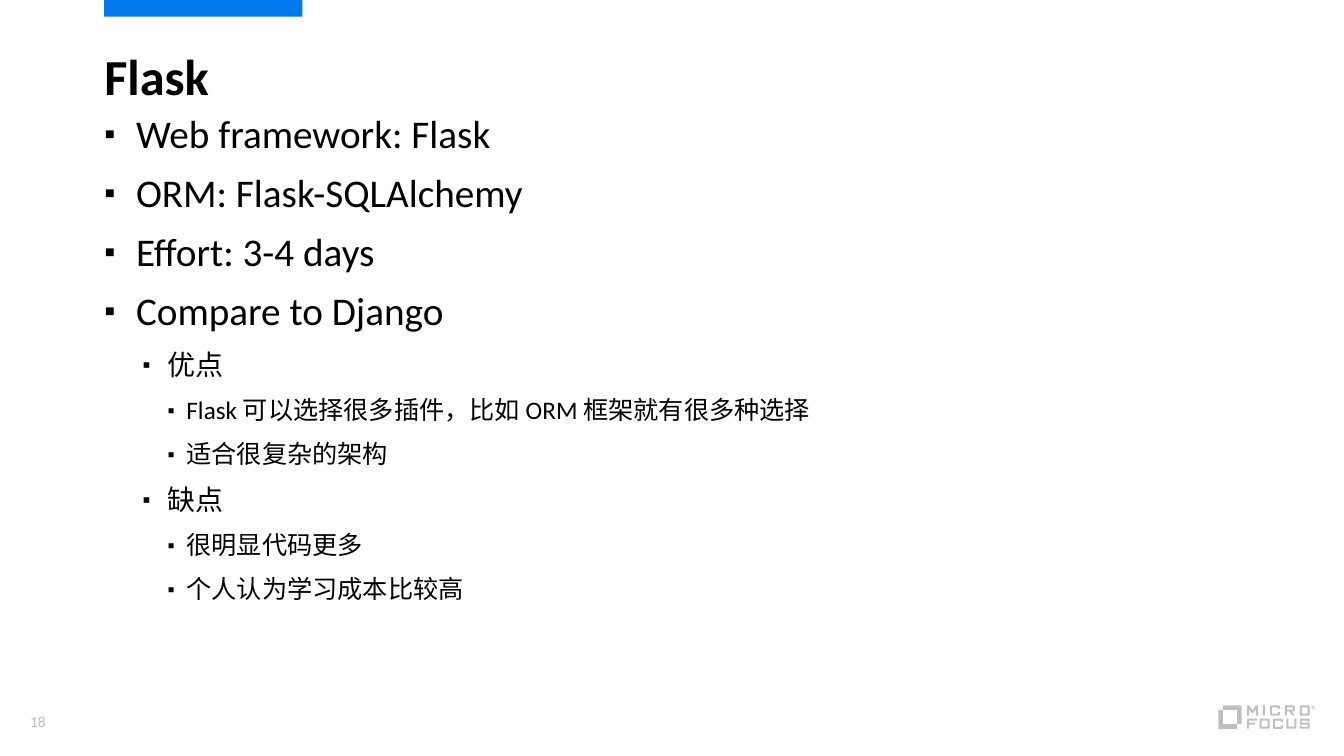
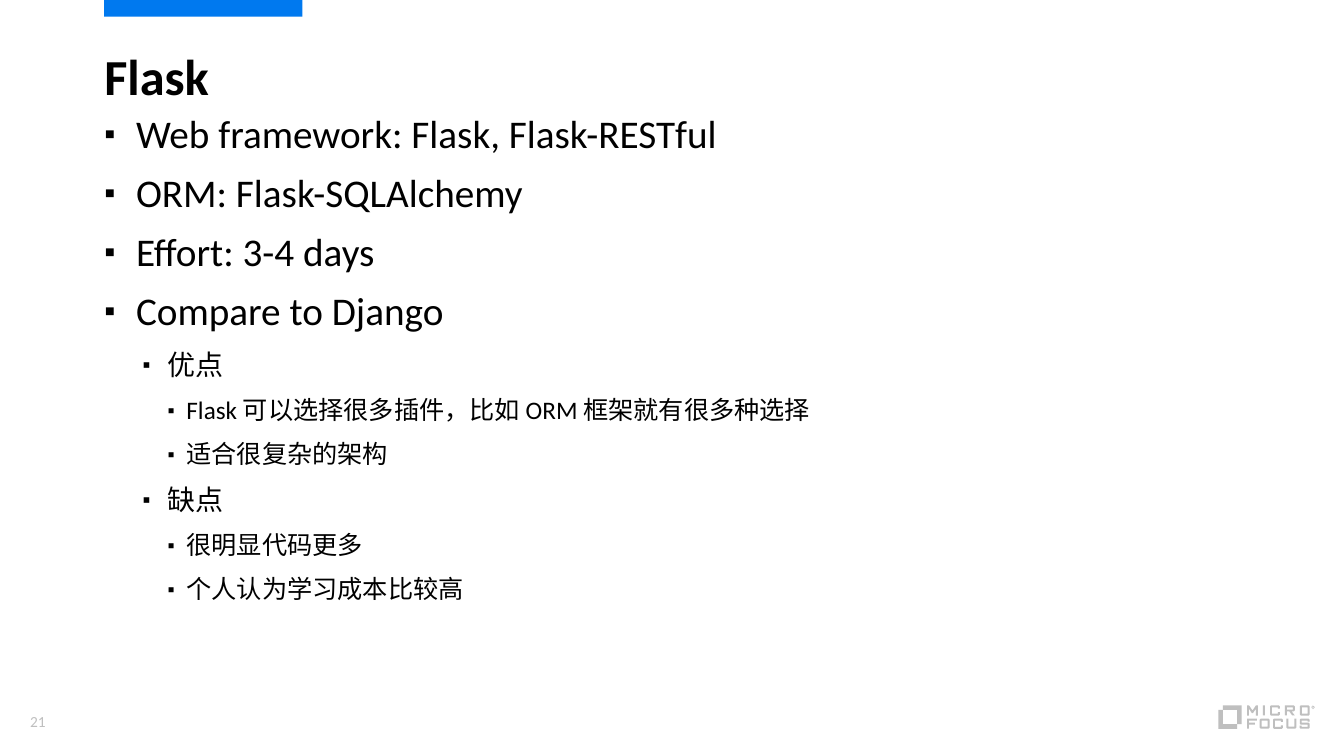
Before and after one commit to qiaoxun/django-springboot-compare, a slide deck: slide 21 of Django1.pptx (slide 18 before the commit). Drawn at 1344x756 pixels with LibreOffice and Linux fonts; fonts in the diff are those of the drawing. Boxes give left, top, right and bottom in pixels: in the first picture for what was removed or moved away, otherwise in the second. Text is boxed around its words. In the diff, an @@ line names an element or a change of style, - is before the commit and + after.

```diff
--- a/Django1.pptx
+++ b/Django1.pptx
@@ text at (136,120,717,153): text changed @@
-▪ Web framework: Flask
+▪ Web framework: Flask, Flask-RESTful
@@ page number at (30,717,46,727): text changed @@
-18
+21
```
Also in this commit, not shown: 4 other slides changed, 4 slides added, 1 slide removed, 1 other file.
